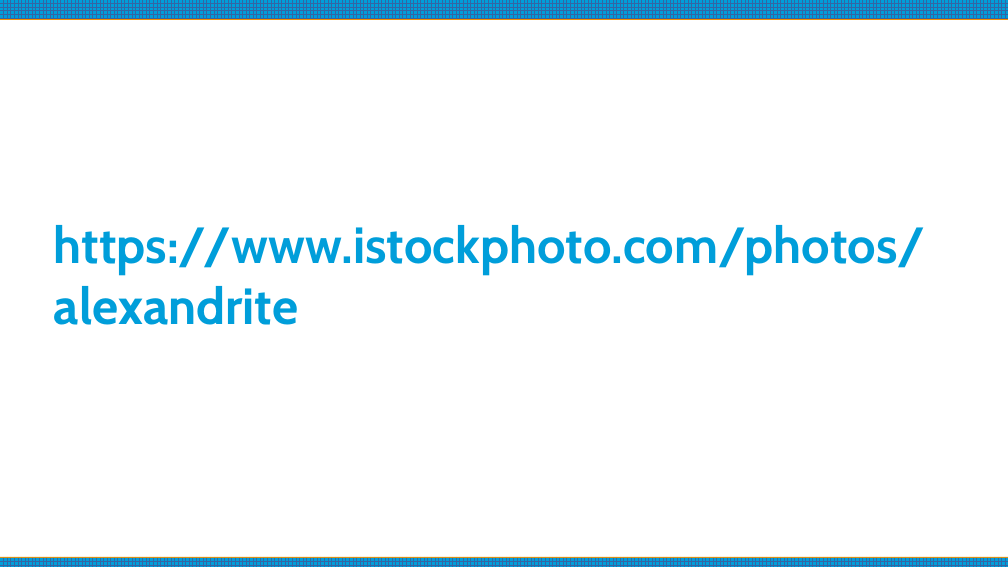
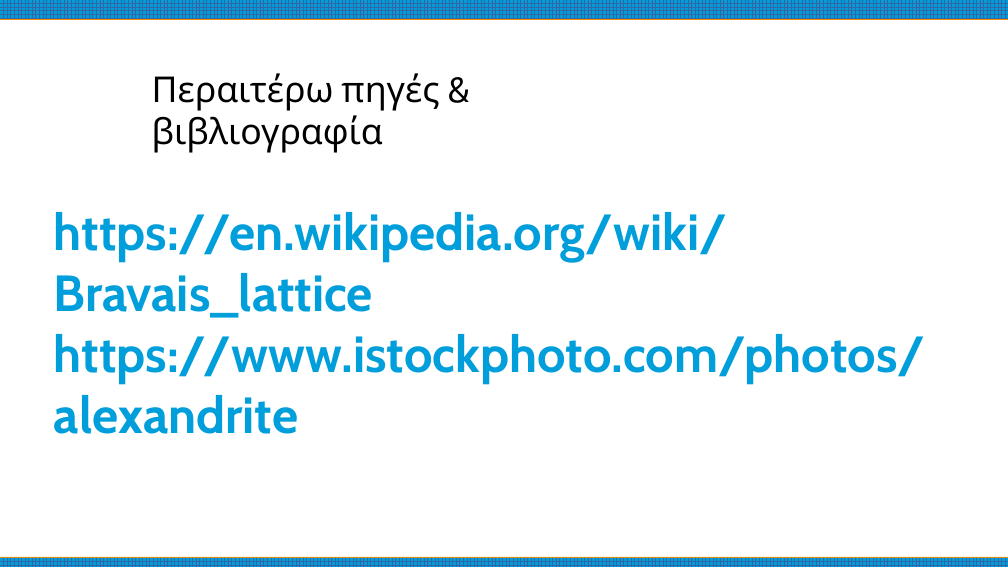
Before and after one commit to nickaiva/epas, a slide deck: slide 26 of preciousStones.odp. Drawn at 1008x567 pixels with LibreOffice and Linux fonts; fonts in the diff are those of the drawing. Boxes give left, top, right and bottom in pixels: in the first picture for what was removed or moved away, otherwise in the second. Text is boxed around its words. In the diff, an @@ line names an element or a change of style, - is before the commit and + after.

```diff
--- a/preciousStones.odp
+++ b/preciousStones.odp
@@ text added at box(152, 73, 439, 153), 28 pt, text #000000 @@
+Περαιτέρω πηγές & βιβλιογραφία
@@ subtitle "https://en.wikipedia.org/wiki/Bravais_lattice": place and size @@
-subtitle "https://en.wikipedia.org/wiki/Bravais_lattice" at box(54, 225, 926, 325)
+subtitle "https://en.wikipedia.org/wiki/Bravais_lattice" at box(54, 212, 926, 434)
@@ subtitle at box(54, 212, 727, 318): paragraph added @@
+https://en.wikipedia.org/wiki/Bravais_lattice
```
Also in this commit, not shown: 2 other files.
